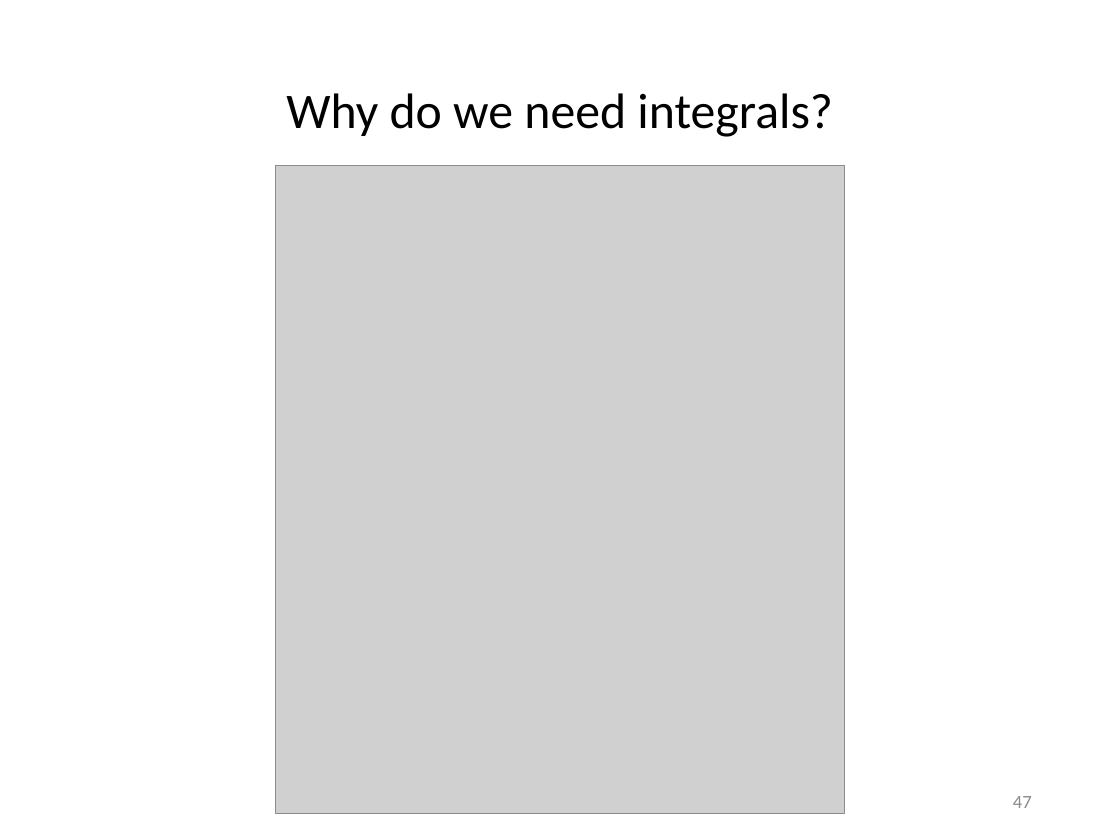
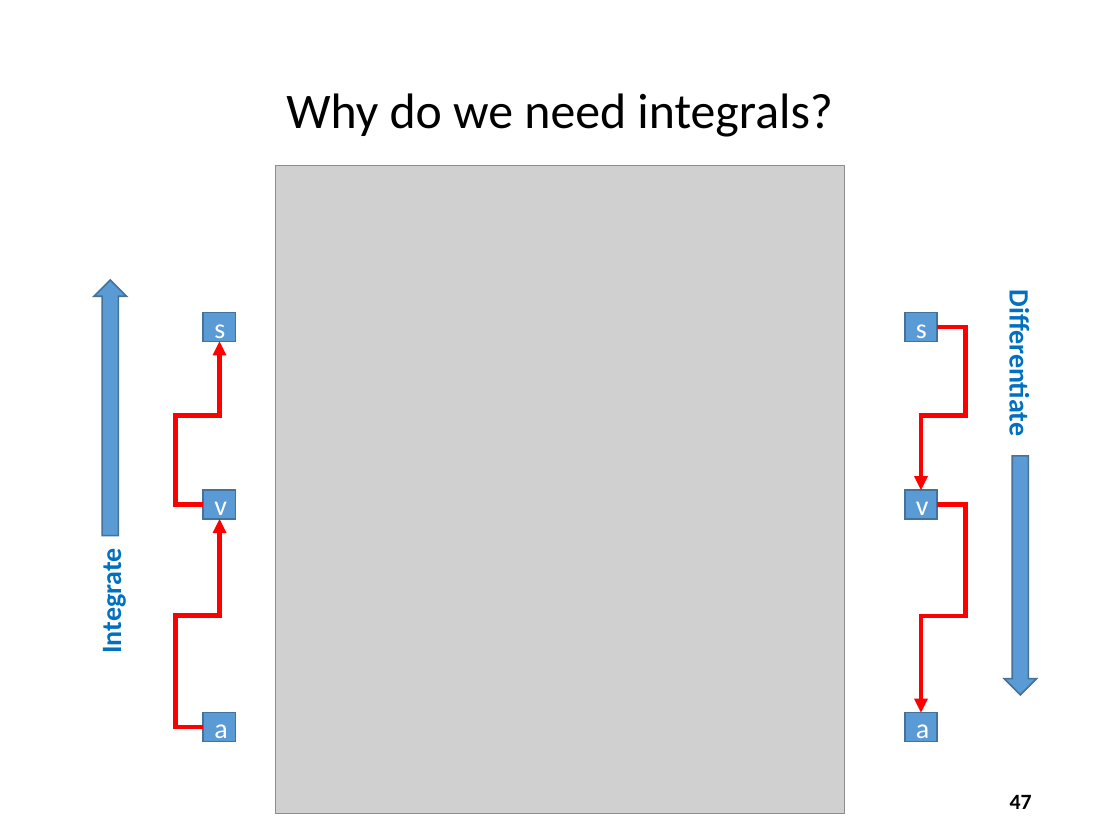
Before and after one commit to dbiersach/scicomp301-cpp-linux, a slide deck: slide 47 of session03/Session 03 - Loops, Conditionals, Modulus.pptx. Drawn at 1120x840 pixels with LibreOffice and Linux fonts; fonts in the diff are those of the drawing; grey boxes stand for pictures. Boxes give left, top, right and bottom in pixels: in the first picture for what was removed or moved away, otherwise in the second. Text is boxed around its words. In the diff, an @@ line names an element or a change of style, - is before the commit and + after.

```diff
--- a/session03/Session 03 - Loops, Conditionals, Modulus.pptx
+++ b/session03/Session 03 - Loops, Conditionals, Modulus.pptx
@@ down arrow added at bbox=[94, 280, 127, 535], fill #5B9BD5, outline #43739E 1 pt @@
@@ rectangle added at bbox=[203, 312, 235, 342], fill #5B9BD5, outline #43739E 1 pt, 18 pt, text #FFFFFF @@
+s
@@ rectangle added at bbox=[905, 312, 937, 342], fill #5B9BD5, outline #43739E 1 pt, 18 pt, text #FFFFFF @@
+s
@@ elbow arrow added from (937, 327) to (921, 491), #FF0000 3 pt @@
@@ text added at bbox=[1002, 304, 1036, 433], 18 pt, text #0070C0, bold @@
+Differentiate
@@ elbow arrow added from (203, 505) to (220, 342), #FF0000 3 pt @@
@@ down arrow added at bbox=[1005, 456, 1037, 694], fill #5B9BD5, outline #43739E 1 pt @@
@@ rectangle added at bbox=[203, 491, 235, 520], fill #5B9BD5, outline #43739E 1 pt, 18 pt, text #FFFFFF @@
+v
@@ rectangle added at bbox=[905, 491, 937, 520], fill #5B9BD5, outline #43739E 1 pt, 18 pt, text #FFFFFF @@
+v
@@ elbow arrow added from (937, 505) to (921, 712), #FF0000 3 pt @@
@@ elbow arrow added from (203, 727) to (220, 519), #FF0000 3 pt @@
@@ text added at bbox=[95, 558, 129, 650], 18 pt, text #0070C0, bold @@
+Integrate
@@ rectangle added at bbox=[203, 712, 235, 741], fill #5B9BD5, outline #43739E 1 pt, 18 pt, text #FFFFFF @@
+a
@@ rectangle added at bbox=[905, 712, 937, 741], fill #5B9BD5, outline #43739E 1 pt, 18 pt, text #FFFFFF @@
+a
@@ page number at bbox=[1010, 795, 1032, 809]: size 12 to 14 pt, text colour #8C8C8C to #000000, bold on @@
```
Also in this commit, not shown: 36 other slides changed, 7 slides added, 1 other file.
